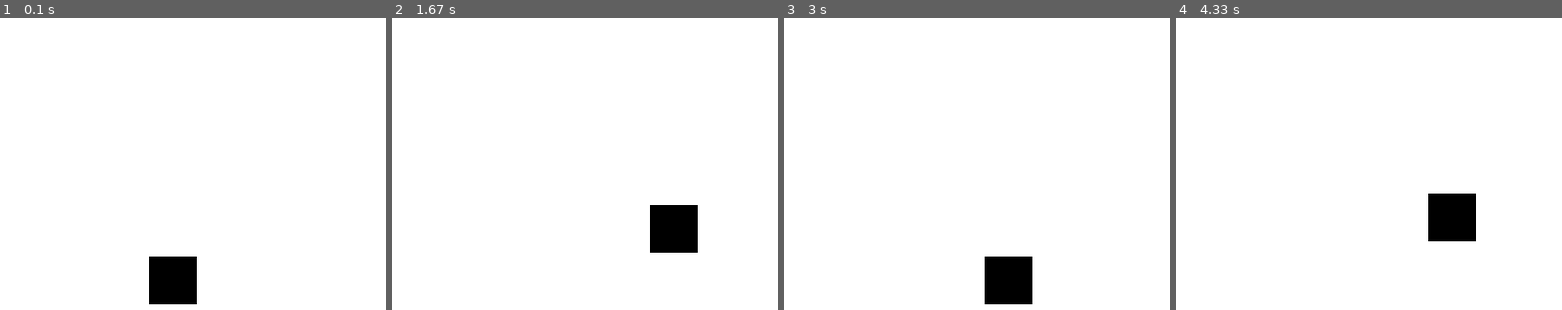
Above: before the commit, frames 1-4 (left to right).
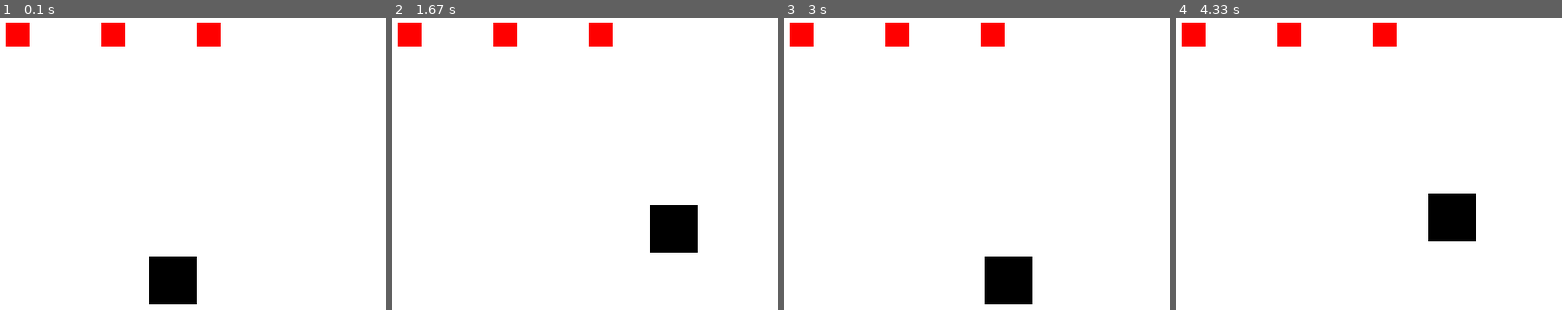
Above: after the commit, the same moments.

Repository: EAcosta2584/Programming-for-Video-Games-Resources
Game: pygame game, started from KeyboardInputs.py
Same seed, same stepped clock (60 frames per second), same inputs: the game is played once before the commit and once after it.
Inputs:
- Up to frame 1 (0.1 s): no input
- Up to frame 2 (1.67 s): tap Space at 0.33 s; hold Right 0.67-1.13 s; hold Up 1.17-1.47 s; hold Right from 1.5 s (still down)
- Up to frame 3 (3 s): release Right at 1.97 s; hold Left 2-2.53 s; hold Down 2.57-2.87 s; hold Left from 2.9 s (still down)
- Up to frame 4 (4.33 s): release Left at 3.3 s; hold Up 3.33-3.7 s; hold Right from 3.73 s (still down)

The runs differ from the first frame. In frame 1, 1.5% of the frame differs, in the area x 1-58%, y 1-10%; in frame 2, 1.5%; in frame 3, 1.5%; in frame 4, 1.5%.

Commit message:
Added projectiles

Diff:
--- a/KeyboardInputs.py
+++ b/KeyboardInputs.py
@@ -44,7 +44,14 @@
 blue = (0, 0, 255)
 
 player = pygame.Rect(250, 250, 50, 50)
-projectile = pygame.Rect(player.centerx, player.centery, 10, 10)
+
+shots = []
+targets = []
+
+x = 0
+
+for t in range(3):
+    targets.append(pygame.Rect(100 * (t+1), 5, 25, 25))
 
 # Run the game loop.
 while True:
@@ -73,12 +80,11 @@
             moveLeft = False
         if event.key == K_RIGHT or event.key == K_d:
             moveRight = False
+        if event.key == K_SPACE:
+            shoot = False
         if event.key == K_ESCAPE:
             pygame.quit()
             sys.exit()
-
-    if shoot == True:
-        projectile.top -= projectileSpeed
 
 
     if moveUp == True:
@@ -93,13 +99,27 @@
     # Draw the white background onto the surface.
     windowSurface.fill(white)
 
+    if shoot == True and (len(shots) < 3 ):
+        shots.append(pygame.Rect(player.centerx - 5, player.centery - 5, 10, 10))
+
+    for i in range(len(shots)):
+        pygame.draw.rect(windowSurface, blue, shots[i])
+        shots[i].top -= projectileSpeed
+        for target in targets[:]:
+            for shot in shots[:]:
+                if shot.bottom < 0:
+                    shots.remove(shot)
+            if shots[i].colliderect(target):
+                targets.remove(target)
+
+
+
 
     # Draw the player onto the surface.
     pygame.draw.rect(windowSurface, black, player)
 
-    # if projectile.top < player.centery-25:
-    #     pygame.draw.rect(windowSurface, blue, projectile)
-
+    for t in range(len(targets)):
+        pygame.draw.rect(windowSurface, red, targets[t])
 
 
     # Draw the window onto the screen.
